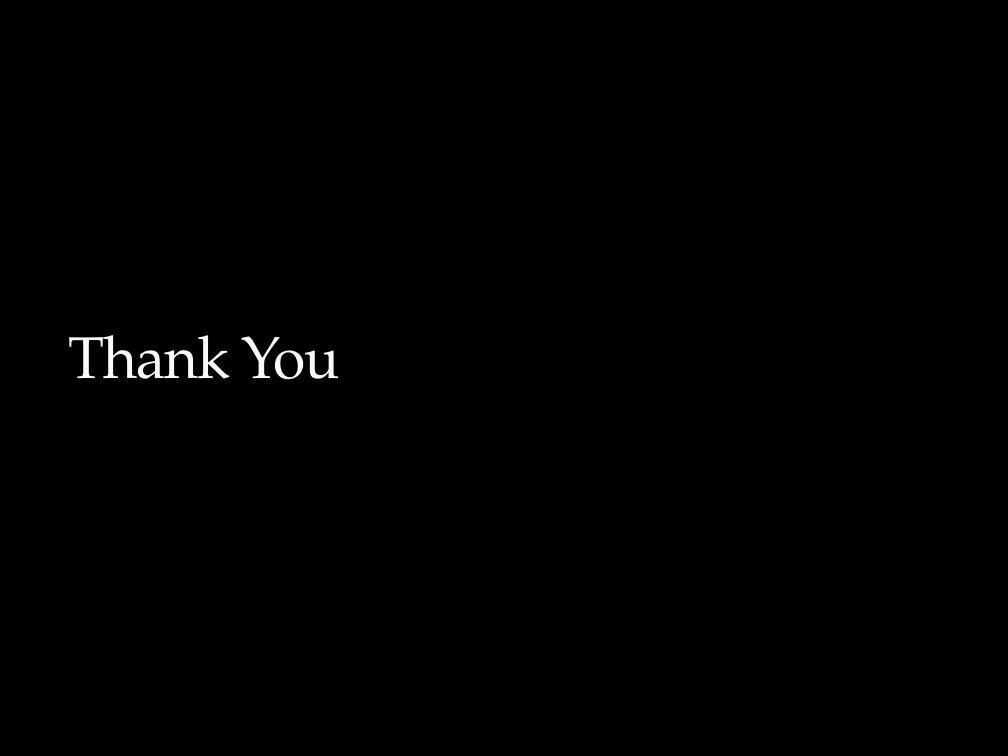
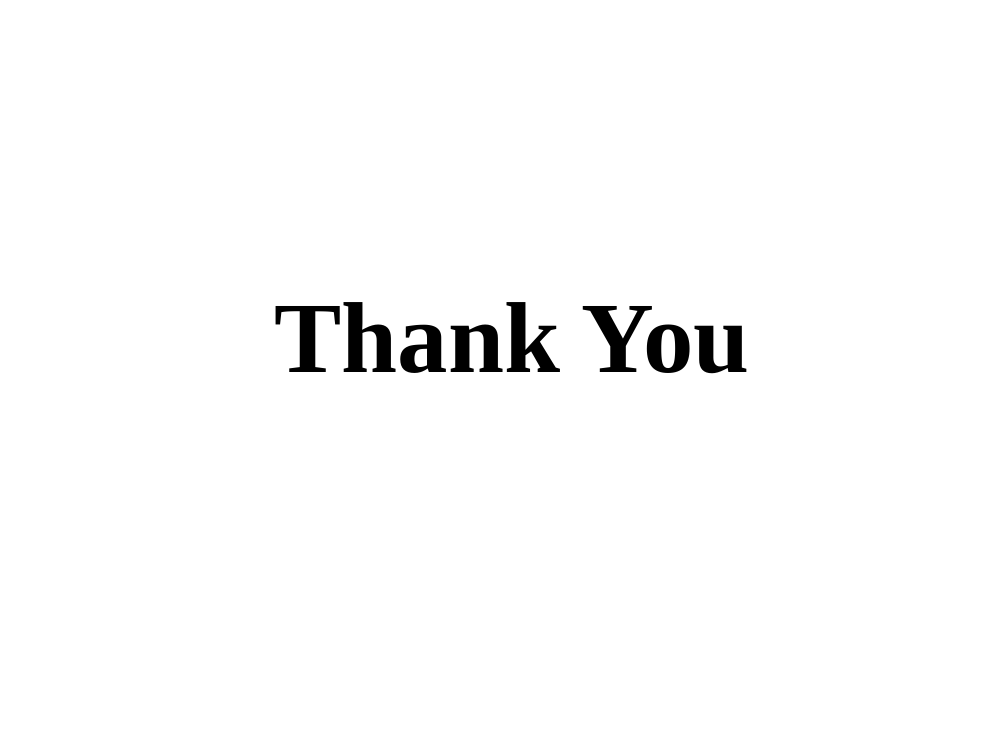
Before and after one commit to Mumbai2016/team-4, a slide deck: slide 5 of Team_4.pptx (slide 7 before the commit). Drawn at 1008x756 pixels with LibreOffice and Linux fonts; fonts in the diff are those of the drawing; background and template pictures are left out. Boxes give left, top, right and bottom in pixels: in the first picture for what was removed or moved away, otherwise in the second. Text is boxed around its words. In the diff, an @@ line names an element or a change of style, - is before the commit and + after.

```diff
--- a/Team_4.pptx
+++ b/Team_4.pptx
@@ background picture (left out) to #FFFFFF @@
@@ title "Thank You" at [275,302,750,374]: size 42 to 72 pt, font TeX Gyre Pagella to Times New Roman, text colour #F9F9F9 to #000000, letter spacing -1 to 0 pt, letter outline #3C4422 0.25 pt to none, bold on; alignment left to centre; vertical alignment bottom to middle @@
```
Also in this commit, not shown: 2 other slides changed, 2 slides added, 4 slides removed, 2 other files.
